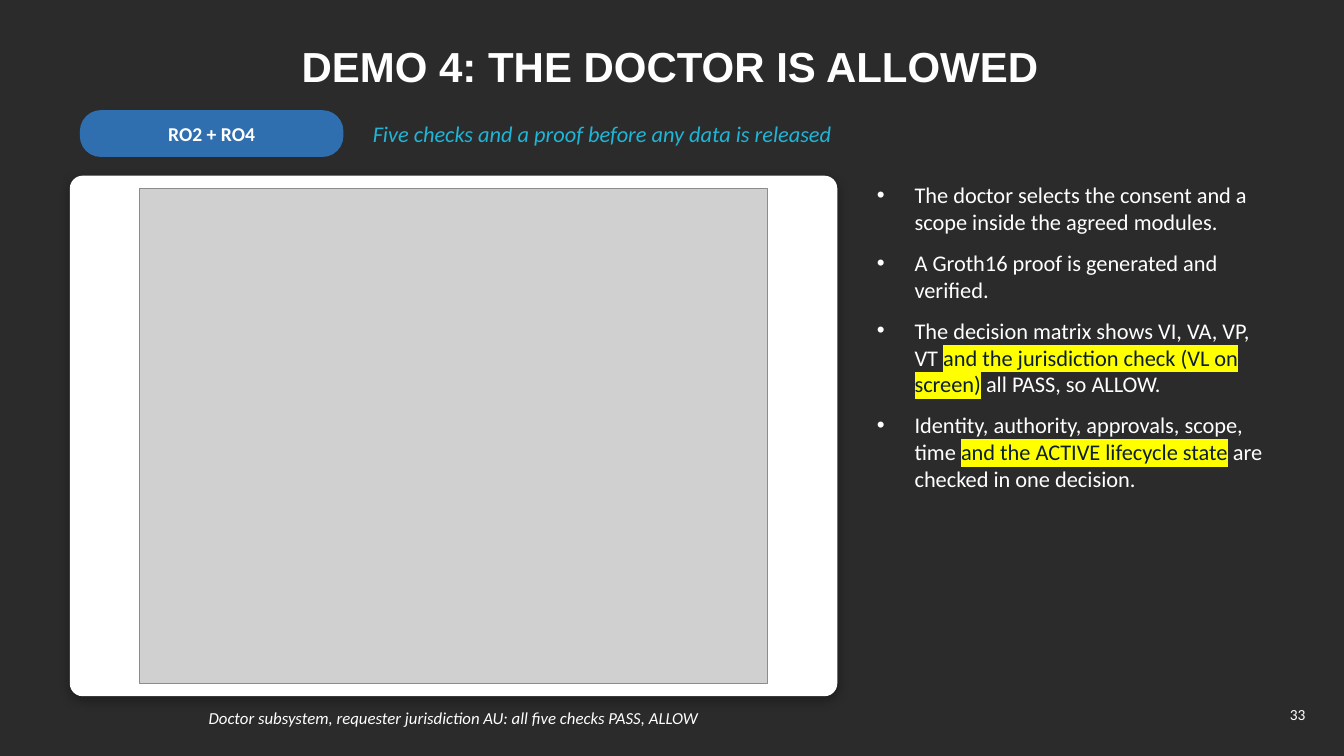
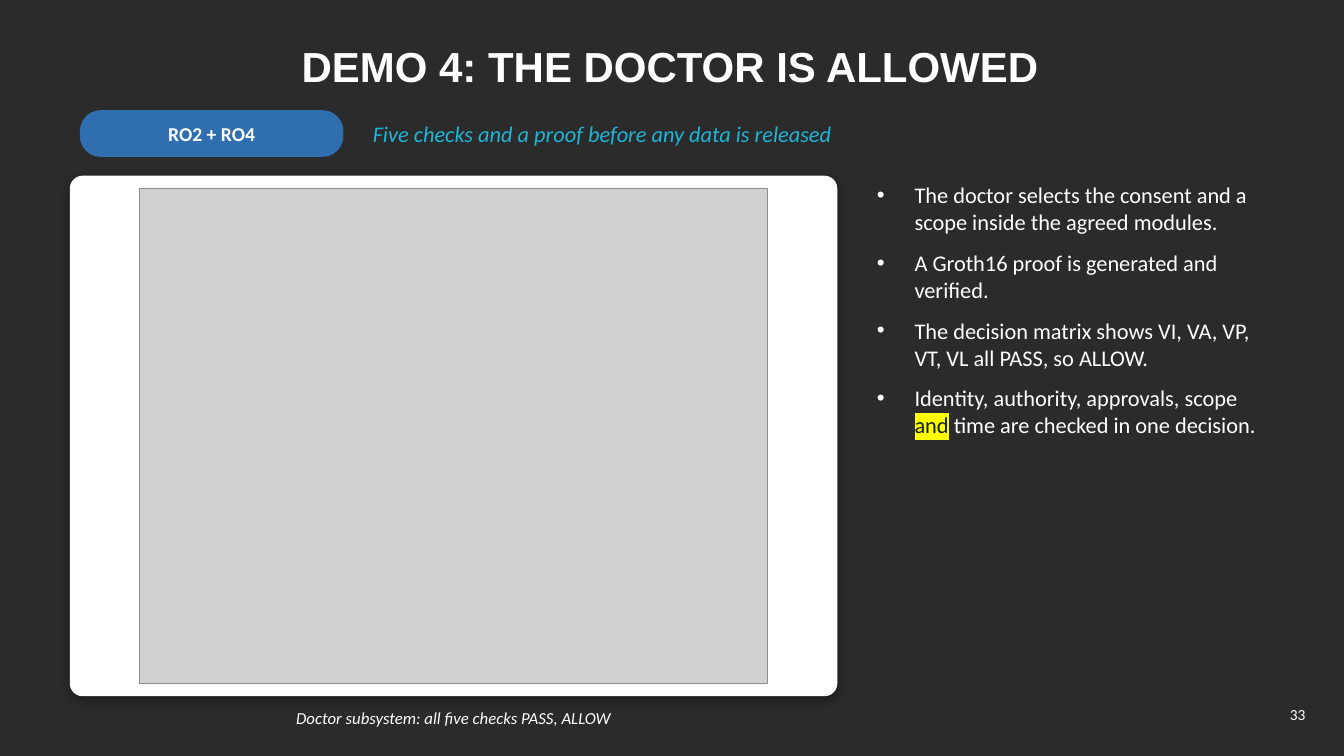
Before and after one commit to yasir12345678900/HealthRWA-Sepolia-Personal-try, a slide deck: slide 33 of docs/Yasir_Candidature_Reassessment_Slides_Simple_YELLOW_changes.pptx. Drawn at 1344x756 pixels with LibreOffice and Linux fonts; fonts in the diff are those of the drawing; grey boxes stand for pictures; background and template pictures are left out; a plain dark background stands for a picture behind light text. Boxes give left, top, right and bottom in pixels: in the first picture for what was removed or moved away, otherwise in the second. Text is boxed around its words. In the diff, an @@ line names an element or a change of style, - is before the commit and + after.

```diff
--- a/docs/Yasir_Candidature_Reassessment_Slides_Simple_YELLOW_changes.pptx
+++ b/docs/Yasir_Candidature_Reassessment_Slides_Simple_YELLOW_changes.pptx
@@ text at (915,323,1255,433): text changed @@
-• The decision matrix shows VI, VA, VP, VT and the jurisdiction check (VL on screen) all PASS, so ALLOW.
-• Identity, authority, approvals, scope, time and the ACTIVE lifecycle state are checked in one decision.
+• The decision matrix shows VI, VA, VP, VT, VL all PASS, so ALLOW.
+• Identity, authority, approvals, scope and time are checked in one decision.
@@ text at (296,712,611,727): text changed @@
-Doctor subsystem, requester jurisdiction AU: all five checks PASS, ALLOW
+Doctor subsystem: all five checks PASS, ALLOW
```
Also in this commit, not shown: 26 other slides changed, 2 slides added, 7 slides removed, 3 other files.
